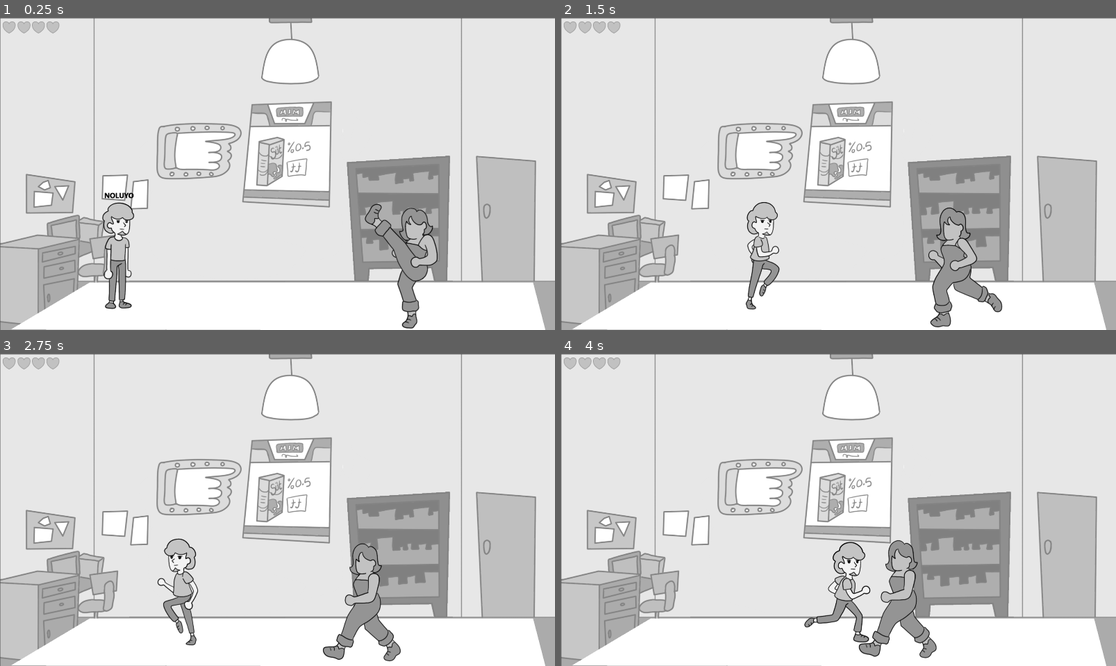
Above: before the commit, frames 1-4 (two rows, left to right).
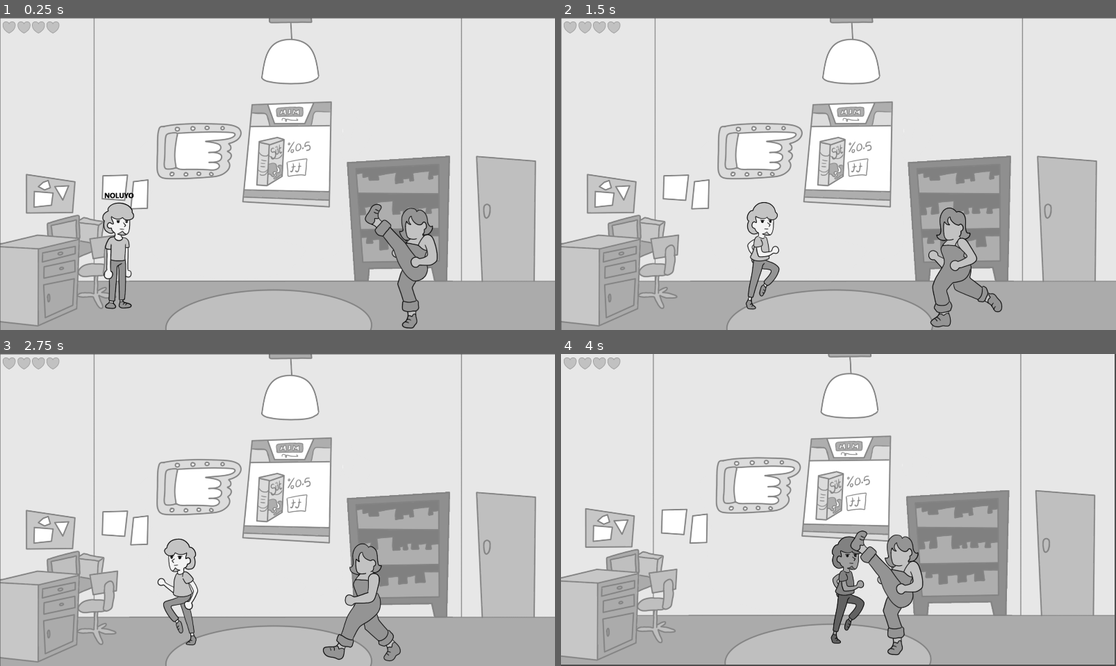
Above: after the commit, the same moments.

Repository: UmtiPako/Memoryless
Game: Godot game, scene res://Scenes/Places/ev/sahne_ev.tscn
The game is run twice, just before and just after one commit, with the same random seed, the same clock (stepped at 60 frames per second) and the same inputs. This scene is started directly instead of the project's main scene.
Inputs:
- Up to frame 1 (0.25 s): no input
- Up to frame 2 (1.5 s): tap Enter (ui_accept) at 0.5, 0.6, 0.77, 1.07, 1.35 s; hold Right (ui_right) from 0.53 s (still down)
- Up to frame 3 (2.75 s): tap Enter (ui_accept) at 1.52, 1.82, 2.1 s; release Right (ui_right) at 2.03 s; hold Left (ui_left) from 2.03 s (still down)
- Up to frame 4 (4 s): release Left (ui_left) at 2.78 s; hold Right (ui_right) from 2.78 s (still down); tap Enter (ui_accept) at 2.85, 3.02, 3.32, 3.6, 3.77 s

The runs differ from the first frame. In frame 1, 13% of the frame differs, in the area x 2-99%, y 84-100%; in frame 2, 13%; in frame 3, 13%; in frame 4, 25%, in the area x 0-100%, y 0-100%.

Commit message:
baya bişey

Diff:
--- a/People/Enemies/enemy.gd
+++ b/People/Enemies/enemy.gd
@@ -12,6 +12,7 @@
 
 @onready var navigation_agent: NavigationAgent2D = $NavigationAgent2D
 @onready var attack_range_area: Area2D = $Area2D
+@onready var attack_range_area2: Area2D = $Area2D2
 @onready var attack_cooldown_timer: Timer = $AttackTimer
 @onready var nav_update_timer: Timer = $NavTimer
 # @onready var animated_sprite: AnimatedSprite2D = $AnimatedSprite2D # If you have animations
@@ -37,14 +38,22 @@
 
 	# Configure AttackRange Area2D's collision shape radius if needed
 	# (Alternatively, set it in the editor and ensure attack_range_distance matches)
-	if attack_range_area.get_child(0) is CollisionShape2D:
+	if attack_range_area.get_child(0) is CollisionShape2D or attack_range_area2.get_child(0) is CollisionShape2D:
 		var shape = attack_range_area.get_child(0).shape
+		var shape2 = attack_range_area2.get_child(0).shape
+
 		if shape is CircleShape2D:
 			shape.radius = attack_range_distance
+		elif shape2 is CircleShape2D:
+			shape2.radius = attack_range_distance
 		# Add similar for RectangleShape2D if you use that
 
 	attack_range_area.body_entered.connect(_on_attack_range_body_entered)
 	attack_range_area.body_exited.connect(_on_attack_range_body_exited)
+
+	attack_range_area2.body_entered.connect(_on_attack_range_body_entered)
+	attack_range_area2.body_exited.connect(_on_attack_range_body_exited)
+
 	attack_cooldown_timer.timeout.connect(_on_attack_cooldown_timer_timeout)
 	nav_update_timer.timeout.connect(_on_nav_update_timer_timeout)
 
@@ -120,7 +129,7 @@
 	print(name + " attacks player!")
 	# Assuming player has a take_damage method
 	if player.has_method("take_damage"):
-		player.call("take_damage", attack_damage)
+		player.call("take_damage", attack_damage, self.global_position)
 
 	_can_attack = false
 	attack_cooldown_timer.start(attack_cooldown)
@@ -195,7 +204,16 @@
 
 func take_damage():
 	var tween = create_tween()
-	tween.tween_property(self, "global_position", Vector2(self.position.x +  30, self.position.y), 0.3).set_trans(Tween.TRANS_SINE).set_ease(Tween.EASE_OUT)
+
+	var direction = -1
+
+	if player.global_position.x - self.global_position.x < 0:
+		direction = 1
+
+	tween.tween_property(self, "global_position", Vector2(self.position.x +  30 * direction, self.position.y), 0.3).set_trans(Tween.TRANS_SINE).set_ease(Tween.EASE_OUT)
 	animated_sprite_2d.play("Hurt")
+	var tween2 = create_tween()
+	tween2.tween_method(func(value): modulate = Color.WHITE.lerp(Color.DIM_GRAY, 1.0 - value), 0.0, 1.0, 0.2)
+
 	enemy_health -= 1
 	await animated_sprite_2d.animation_finished
--- a/People/Player/shaker.gd
+++ b/People/Player/shaker.gd
@@ -1,6 +1,6 @@
 extends Camera2D
 
-@export var random_strenght: float = 5.0
+@export var random_strenght: float = 10.0
 @export var shakeFade: float = 5
 @onready var shake_timer: Timer = $"../shakeTimer"
 
@@ -14,9 +14,7 @@
 		offset = random_offset()
 
 func apply_shake():
-
 	shakeStrength = random_strenght
-
 
 func random_offset():
 	return Vector2(rng.randf_range(-shakeStrength,shakeStrength),rng.randf_range(-shakeStrength, shakeStrength))
--- a/People/Player/the_guy.gd
+++ b/People/Player/the_guy.gd
@@ -41,6 +41,7 @@
 	display_dialogue(random_start_catchprases[randf_range(0, len(random_start_catchprases))])
 
 func _physics_process(delta: float) -> void:
+
 	# Add the gravity.
 	#if not is_on_floor():
 	#	velocity += get_gravity() * delta
@@ -65,6 +66,7 @@
 			$Area2D2.visible = true
 
 		velocity = direction * SPEED
+
 		animated_sprite_2d.play("Walk")
 	else:
 		if (animated_sprite_2d.animation == "Get_Hit" || animated_sprite_2d.animation == "Attack" ):
@@ -79,19 +81,32 @@
 	if boundary:
 		global_position = boundary.clamp_global_position(global_position)
 
-func take_damage(damageTaken: int):
+func take_damage(damageTaken: int, enemy_pos: Vector2):
 	animated_sprite_2d.play("Get_Hit")
+
+	camera_2D.apply_shake()
+
 	var tween = create_tween()
-	tween.tween_property(self, "global_position", Vector2(self.position.x +  -sign(self.scale.x) * (30), self.position.y), 0.3).set_trans(Tween.TRANS_SINE).set_ease(Tween.EASE_OUT)
+	tween.tween_method(func(value): modulate = Color.WHITE.lerp(Color.DIM_GRAY, 1.0 - value), 0.0, 1.0, 0.2)
+
+	var direction = 1
+
+	if enemy_pos > global_position :
+		direction = -1
+
+	tween.tween_property(self, "global_position", Vector2(self.position.x + (30 * direction), self.position.y), 0.3).set_trans(Tween.TRANS_SINE).set_ease(Tween.EASE_OUT)
 	HEALTH -= damageTaken
 	await animated_sprite_2d.animation_finished
 
 
 func attack():
 	animated_sprite_2d.play("Attack")
-	if $Area2D.has_overlapping_bodies():
-		camera_2D.apply_shake()
+
+	await animated_sprite_2d.animation_finished
 
 	for enemy in $Area2D.get_overlapping_bodies():
 		if  enemy.is_in_group("enemies") and enemy.has_method("take_damage"):
 			enemy.call("take_damage")
+	for enemy in $Area2D2.get_overlapping_bodies():
+		if  enemy.is_in_group("enemies") and enemy.has_method("take_damage"):
+			enemy.call("take_damage")
--- a/Scenes/Places/Sahne_0.tscn
+++ b/Scenes/Places/Sahne_0.tscn
@@ -58,6 +58,7 @@
 
 [node name="Polygon2D" type="Polygon2D" parent="MoveArea"]
 position = Vector2(4, 4)
+color = Color(1, 1, 1, 0)
 polygon = PackedVector2Array(33, 1073, 1882, 1076, 1839, 910, 306, 910)
 uv = PackedVector2Array(311.48, 975.5, -17.36, 1085.34, 1242.34, 1123.1, 1921.92, 1131.14, 1792.42, 945.44, 369.32, 968.94, 312.32, 976.44)
 
